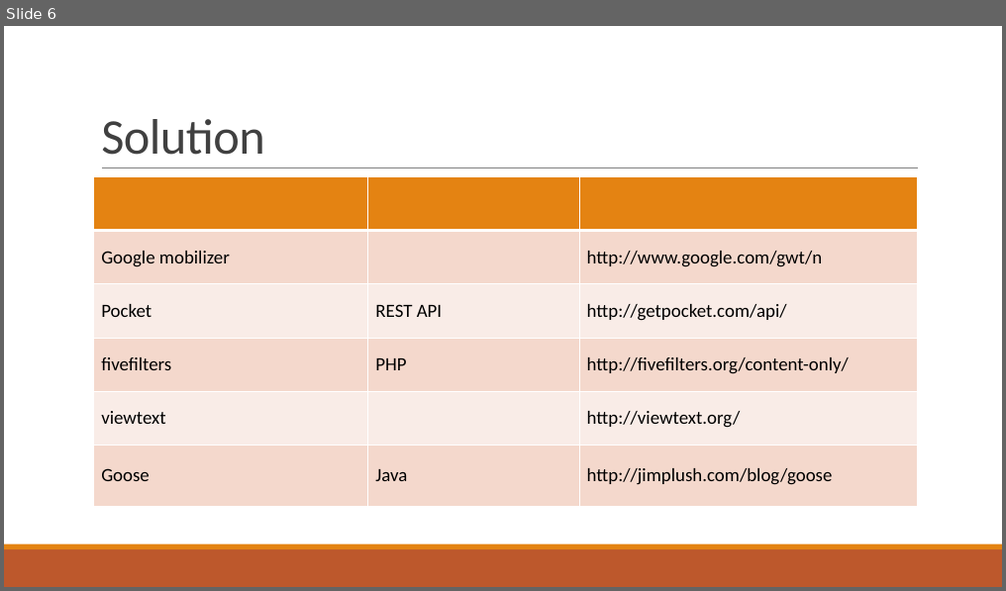
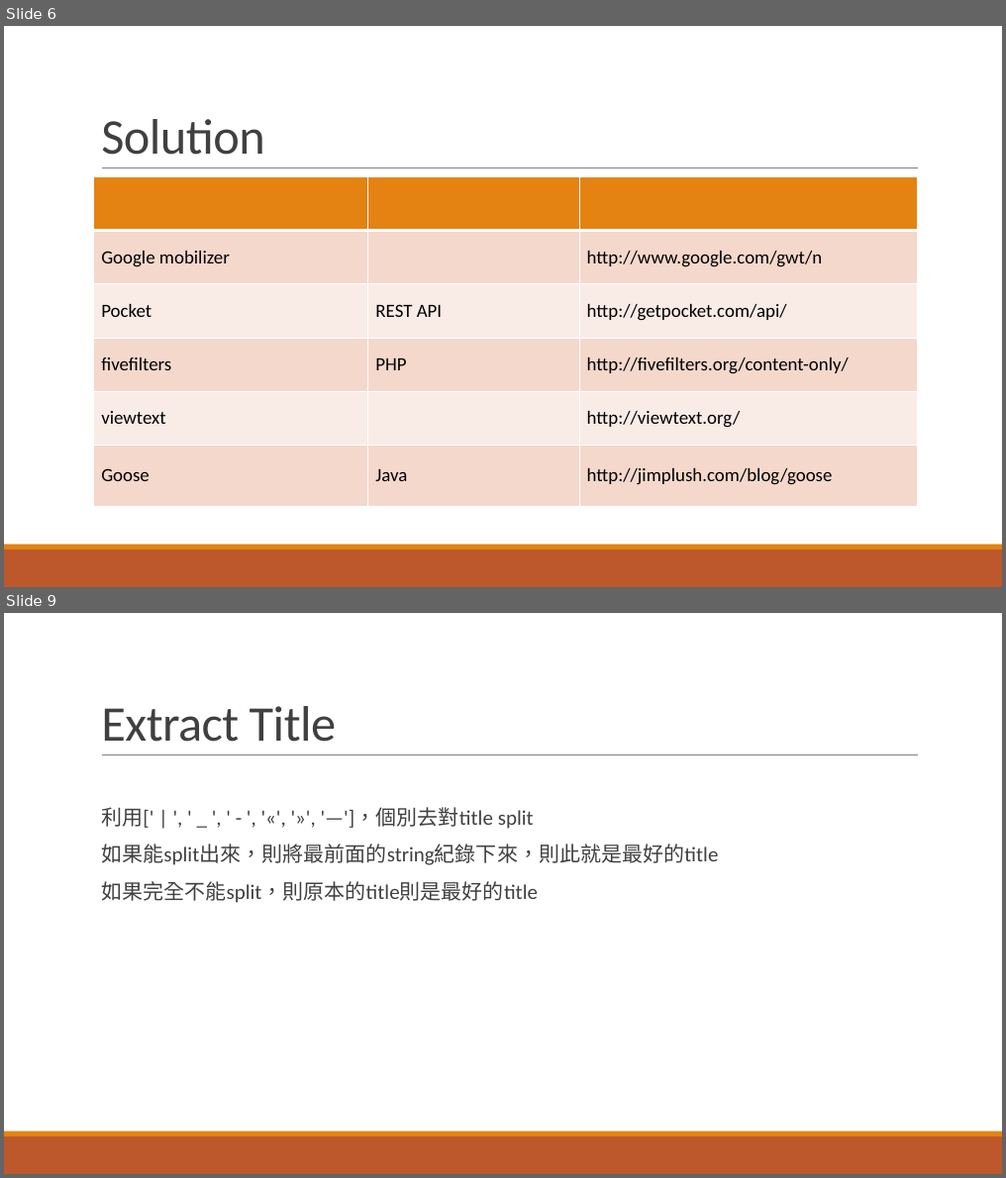
Before and after one commit to KemingChen/IR, a slide deck: Fianl/final.pptx. Shown one above the other, each under a label of ours: slide 6 before the commit, slides 6 and 9 after it; the slides between them are not shown. The pictures are 1006x591 and 1006x1178 pixels, drawn with LibreOffice and Linux fonts; fonts in the diff are those of the drawing. Boxes give left, top, right and bottom in pixels: in the first picture for what was removed or moved away, otherwise in the second. Text is boxed around its words. In the diff, an @@ line names an element or a change of style, - is before the commit and + after.

```diff
--- a/Fianl/final.pptx
+++ b/Fianl/final.pptx
@@ slide 9 added at (x1=4, y1=613, x2=1002, y2=1174), background #FFFFFF; not listed: 3 template elements that a slide beside it also shows @@
@@ title added at (x1=101, y1=706, x2=337, y2=742), 48 pt, text #404040 @@
+Extract Title
@@ text added at (x1=101, y1=807, x2=718, y2=903), 20 pt, text #404040 @@
+  利用[' | ', ' _ ', ' - ', '«', '»', '—']，個別去對title split
+  如果能split出來，則將最前面的string紀錄下來，則此就是最好的title
+  如果完全不能split，則原本的title則是最好的title
```
Also in this commit, not shown: 1 slide changed, 13 other slides added, 1 other file.
